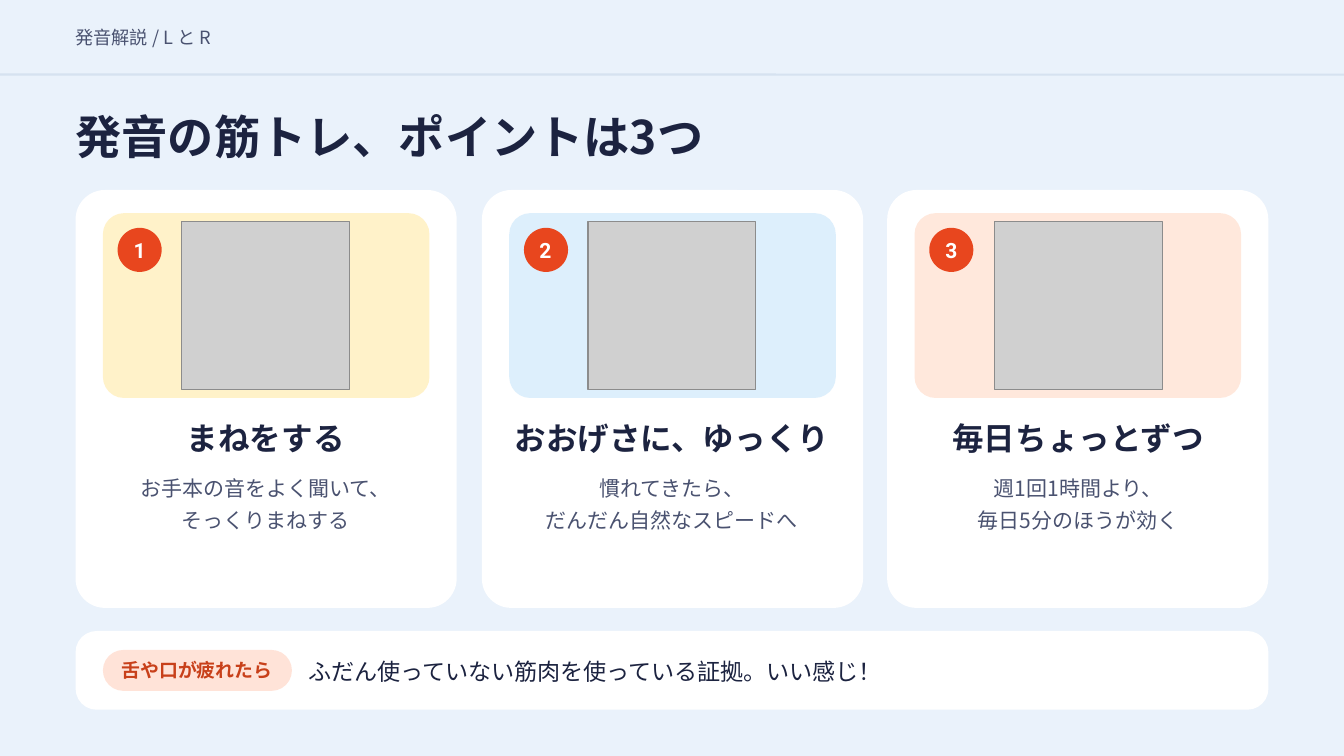
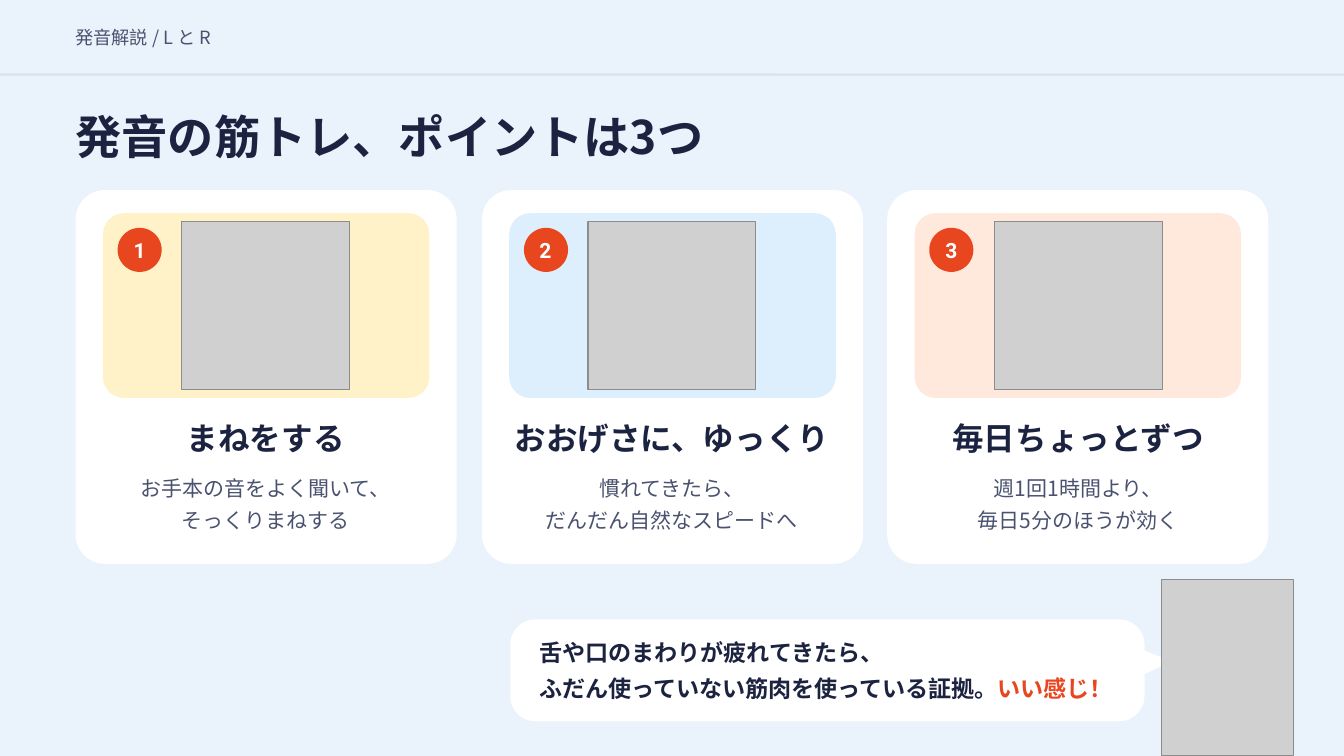
Before and after one commit to hinakajisaki-dev/hina-english, a slide deck: slide 8 of matome/lr-pronunciation/lr-pronunciation-slides.pptx. Drawn at 1344x756 pixels with LibreOffice and Linux fonts; fonts in the diff are those of the drawing; grey boxes stand for pictures. Boxes give left, top, right and bottom in pixels: in the first picture for what was removed or moved away, otherwise in the second. Text is boxed around its words. In the diff, an @@ line names an element or a change of style, - is before the commit and + after.

```diff
--- a/matome/lr-pronunciation/lr-pronunciation-slides.pptx
+++ b/matome/lr-pronunciation/lr-pronunciation-slides.pptx
@@ rounded rectangle: place and size @@
-rounded rectangle at (76,191,457,609)
+rounded rectangle at (76,191,457,565)
@@ rounded rectangle: place and size @@
-rounded rectangle at (482,191,863,609)
+rounded rectangle at (482,191,863,565)
@@ rounded rectangle: place and size @@
-rounded rectangle at (887,191,1268,609)
+rounded rectangle at (887,191,1268,565)
@@ picture added at (1162,580,1294,756) @@
@@ proportions changed in 4 elements at (76,191,457,565), (482,191,863,565), (887,191,1268,565), (510,620,1144,722) @@
@@ rounded rectangle: place and size @@
-rounded rectangle at (76,631,1268,710)
+rounded rectangle at (510,620,1144,722)
@@ rounded rectangle removed at (103,650,292,692) @@
@@ text at (540,641,884,664): text changed; size 13.5 to 16.5 pt; text colour #C8401A to #1C2340 @@
-舌や口が疲れたら
+舌や口のまわりが疲れてきたら、
@@ freeform shape added at (1140,649,1172,677), fill #FFFFFF @@
@@ text "ふだん使っていない筋肉を使っている証拠。いい感じ！": place and size @@
-text "ふだん使っていない筋肉を使っている証拠。いい感じ！" at (309,660,882,682)
+text "ふだん使っていない筋肉を使っている証拠。いい感じ！" at (540,677,1113,699)
@@ text "ふだん使っていない筋肉を使っている証拠。いい感じ！" at (540,677,1113,699): text colour #1C2340 to #E8461E in "ふだん使っていない筋肉を使っている証拠。いい感じ！"; bold on @@
```
Also in this commit, not shown: 4 other slides changed, 1 slide added, 2 slides removed, 1 other file.
